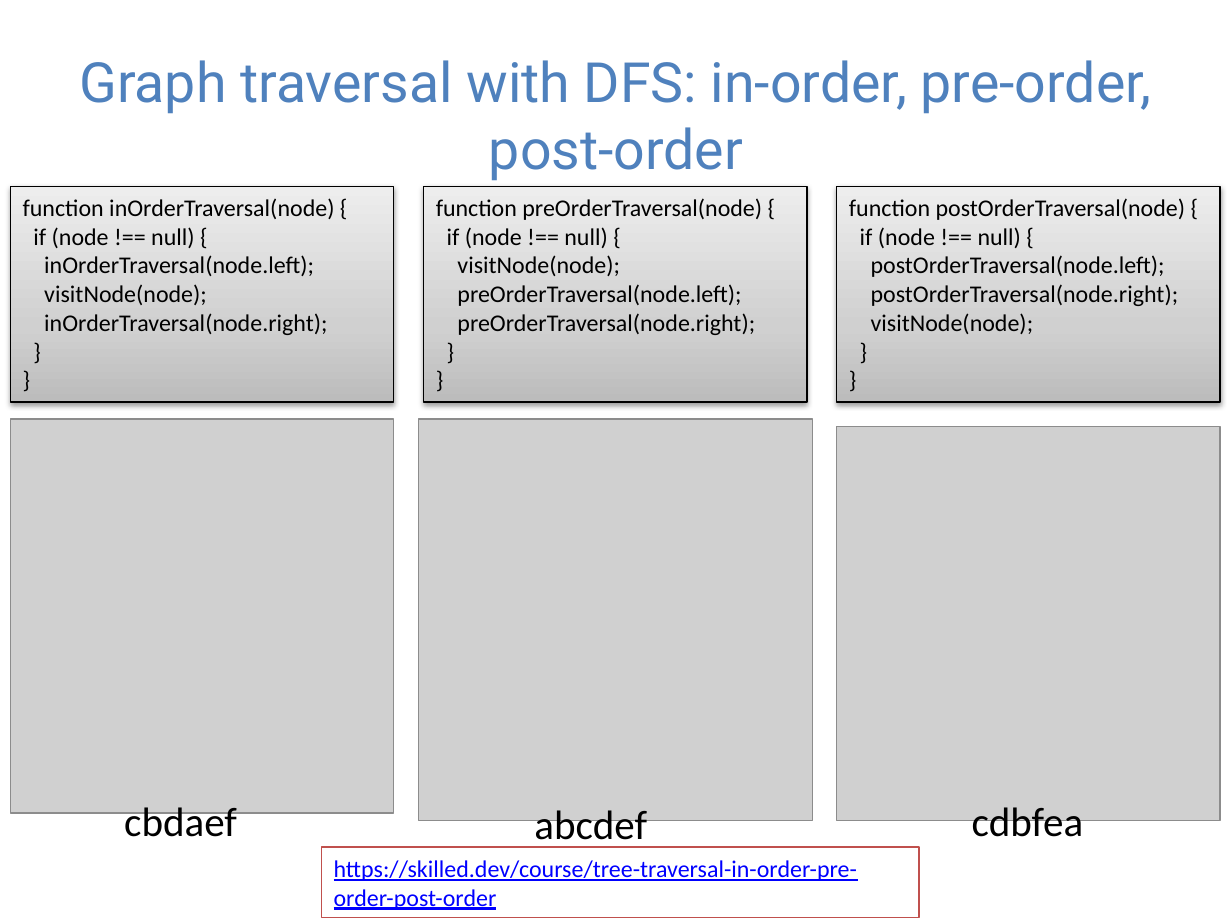
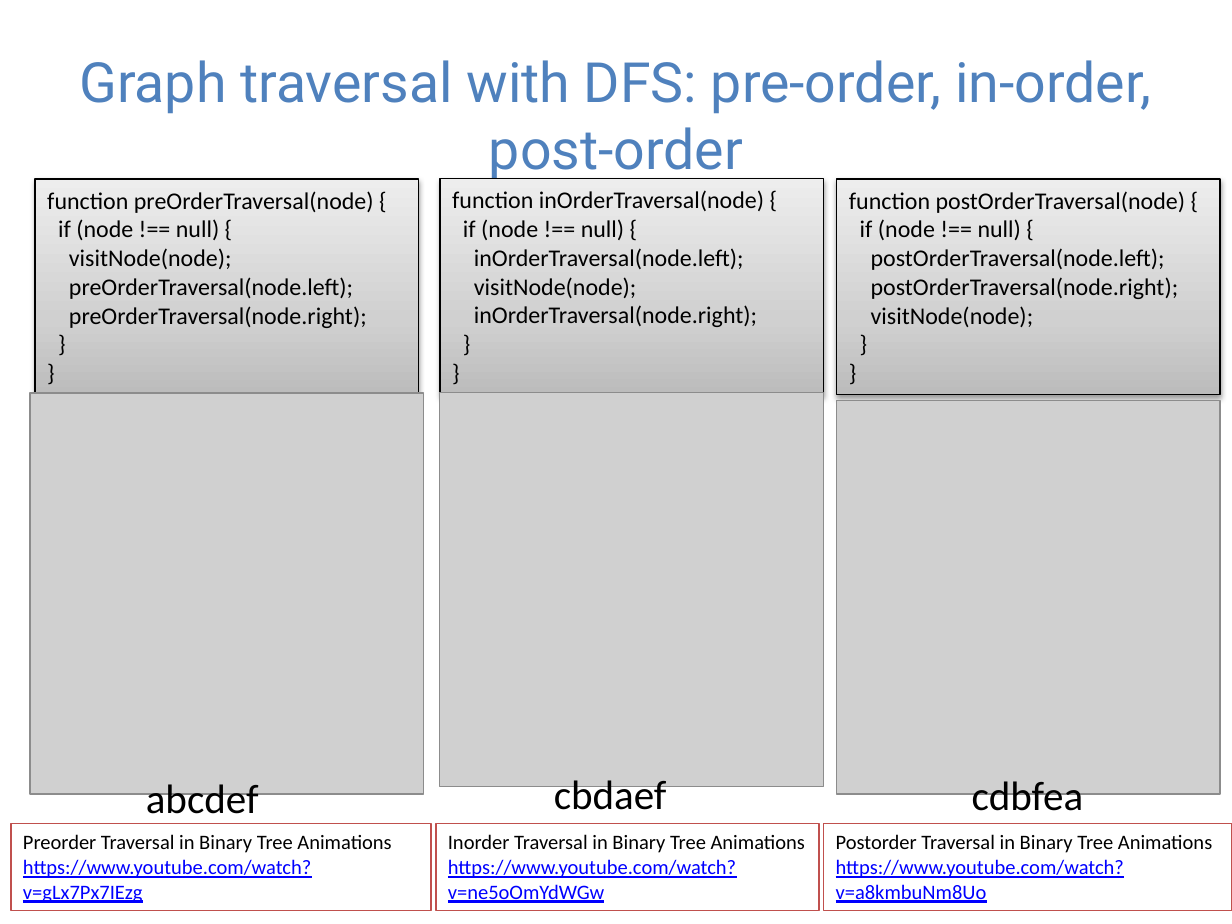
Before and after one commit to guhofstra/CSC111Fa25, a slide deck: slide 13 of PPTs/Lecture 8-binary search tree and trie.pptx (slide 8 before the commit). Drawn at 1232x924 pixels with LibreOffice and Linux fonts; fonts in the diff are those of the drawing; grey boxes stand for pictures. Boxes give left, top, right and bottom in pixels: in the first picture for what was removed or moved away, otherwise in the second. Text is boxed around its words. In the diff, an @@ line names an element or a change of style, - is before the commit and + after.

```diff
--- a/PPTs/Lecture 8-binary search tree and trie.pptx
+++ b/PPTs/Lecture 8-binary search tree and trie.pptx
@@ title at (x1=79, y1=60, x2=1152, y2=179): text changed @@
-Graph traversal with DFS: in-order, pre-order, post-order
+Graph traversal with DFS: pre-order, in-order, post-order
@@ rectangle "function preOrderTraversal(node) {" moved from (x1=424, y1=186, x2=807, y2=402) to (x1=36, y1=179, x2=419, y2=394) @@
@@ rectangle "function inOrderTraversal(node) {" moved from (x1=11, y1=186, x2=394, y2=402) to (x1=440, y1=179, x2=823, y2=394) @@
@@ rectangle "function postOrderTraversal(node) {" moved from (x1=837, y1=186, x2=1220, y2=402) to (x1=837, y1=179, x2=1220, y2=394) @@
@@ picture moved from (x1=419, y1=419, x2=813, y2=821) to (x1=30, y1=393, x2=424, y2=795) @@
@@ picture moved from (x1=10, y1=419, x2=393, y2=813) to (x1=440, y1=393, x2=823, y2=787) @@
@@ picture moved from (x1=837, y1=426, x2=1220, y2=821) to (x1=837, y1=400, x2=1220, y2=795) @@
@@ text "abcdef" moved from (x1=534, y1=810, x2=647, y2=849) to (x1=146, y1=784, x2=259, y2=823) @@
@@ text "cbdaef" rewrapped from (x1=124, y1=807, x2=237, y2=836) to (x1=554, y1=776, x2=667, y2=810) @@
@@ text "cdbfea" moved from (x1=972, y1=807, x2=1084, y2=846) to (x1=972, y1=781, x2=1084, y2=820) @@
@@ rectangle added at (x1=11, y1=823, x2=431, y2=910), fill #FFFFFF, outline #C0504D 1 pt, 12 pt, text #0000FF, underline @@
+Preorder Traversal in Binary Tree Animations https://www.youtube.com/watch?v=gLx7Px7IEzg
@@ rectangle added at (x1=436, y1=823, x2=819, y2=910), fill #FFFFFF, outline #C0504D 1 pt, 12 pt, text #0000FF, underline @@
+Inorder Traversal in Binary Tree Animations
+https://www.youtube.com/watch?v=ne5oOmYdWGw
@@ rectangle added at (x1=823, y1=823, x2=1232, y2=910), fill #FFFFFF, outline #C0504D 1 pt, 12 pt, text #0000FF, underline @@
+Postorder Traversal in Binary Tree Animations
+https://www.youtube.com/watch?v=a8kmbuNm8Uo
@@ rectangle removed at (x1=322, y1=848, x2=919, y2=918) @@
-https://skilled.dev/course/tree-traversal-in-order-pre-order-post-order
```
Also in this commit, not shown: 7 other slides changed, 13 slides added, 6 other files.
